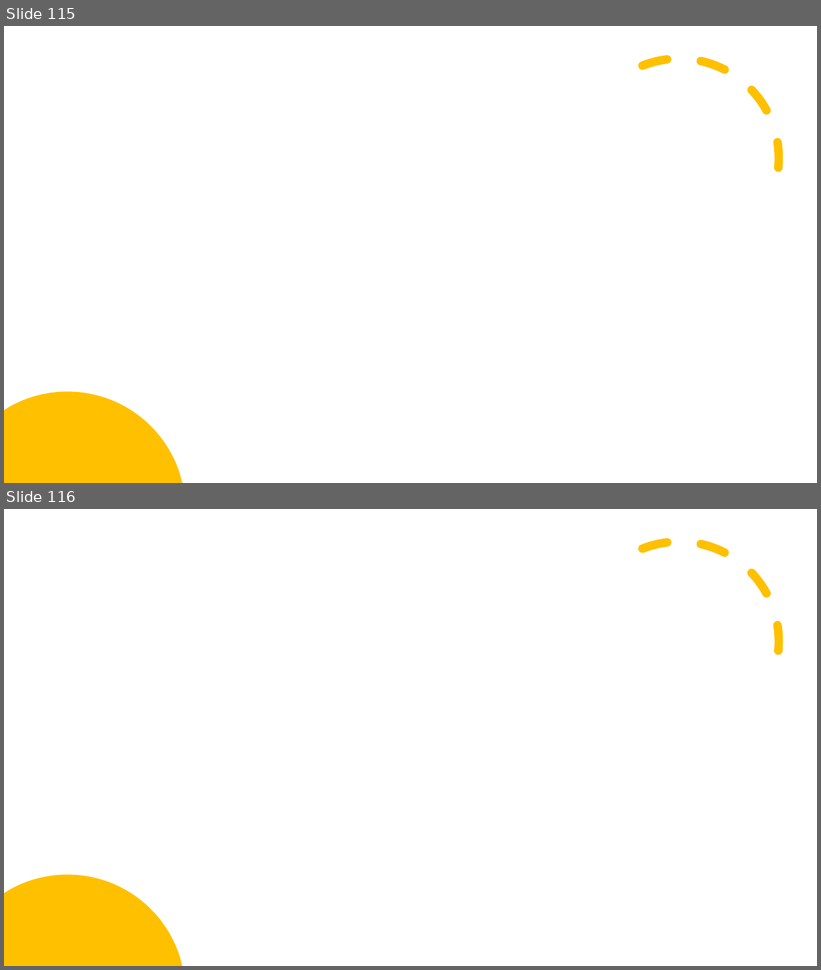
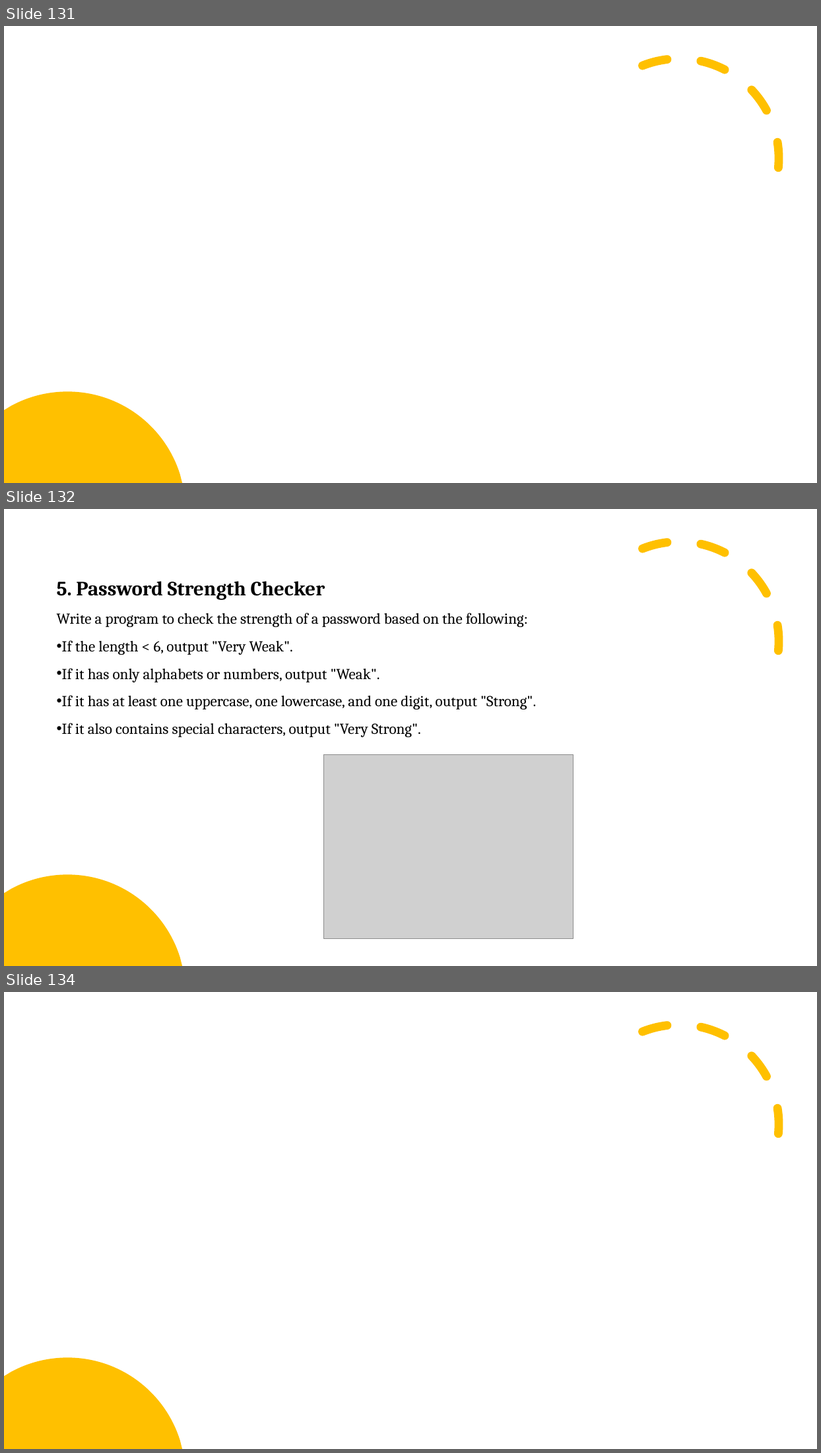
Before and after one commit to arrojuh/python_vishal, a slide deck: Learning_python.pptx. Shown one above the other, each under a label of ours: slides 115 and 116 before the commit, slides 131, 132 and 134 after it; the slides between them are not shown. The pictures are 821x970 and 821x1453 pixels, drawn with LibreOffice and Linux fonts; fonts in the diff are those of the drawing; grey boxes stand for pictures. Boxes give left, top, right and bottom in pixels: in the first picture for what was removed or moved away, otherwise in the second. Text is boxed around its words. In the diff, an @@ line names an element or a change of style, - is before the commit and + after.

```diff
--- a/Learning_python.pptx
+++ b/Learning_python.pptx
@@ slide 132 added at box(4, 509, 817, 966), background #FFFFFF @@
@@ arc (boxed as its full ellipse) added at box(548, 510, 811, 773), outline #FFC000 10 pt dashed @@
@@ text added at box(57, 581, 536, 737), 18 pt, text #000000 @@
+5. Password Strength Checker
+Write a program to check the strength of a password based on the following:
+• If the length < 6, output "Very Weak".
+• If it has only alphabets or numbers, output "Weak".
+• If it has at least one uppercase, one lowercase, and one digit, output "Strong".
+• If it also contains special characters, output "Very Strong".
@@ picture added at box(324, 755, 573, 939) @@
@@ freeform shape added at box(4, 875, 182, 966), fill #FFC000 @@
@@ what was slide 115 is now slide 131 @@
@@ what was slide 116 is now slide 134 @@
```
Also in this commit, not shown: 5 slides changed, 23 other slides added, 6 slides removed.
